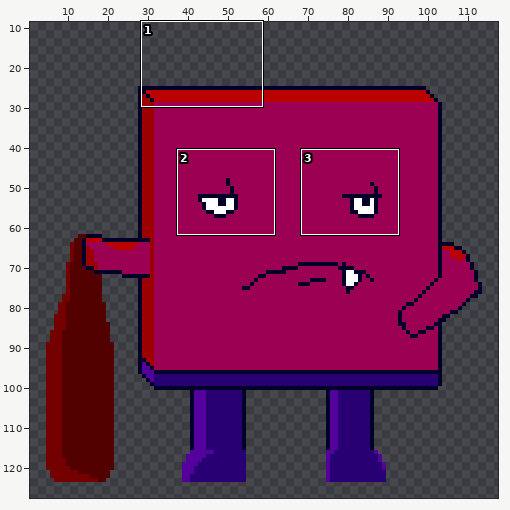
Pixel-art file, stored at characters/Enemies/Boss_Enemy/Boss_enemy.aseprite. Above, an overview of the earlier version with the close-up marked.
Close-up. The starting point:
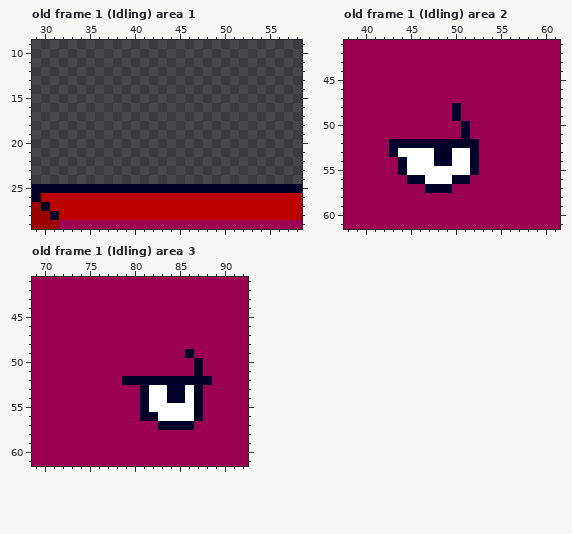
128x128 pixels, 8 frames. Shown: old frame 1 (Idling) area 1: x 29..58, y 9..29; old frame 1 (Idling) area 2: x 38..61, y 41..61; old frame 1 (Idling) area 3: x 69..92, y 41..61. The wide view leaves out empty margins. The commit also changed other frames or places, which this record leaves out.
The same view after the edit:
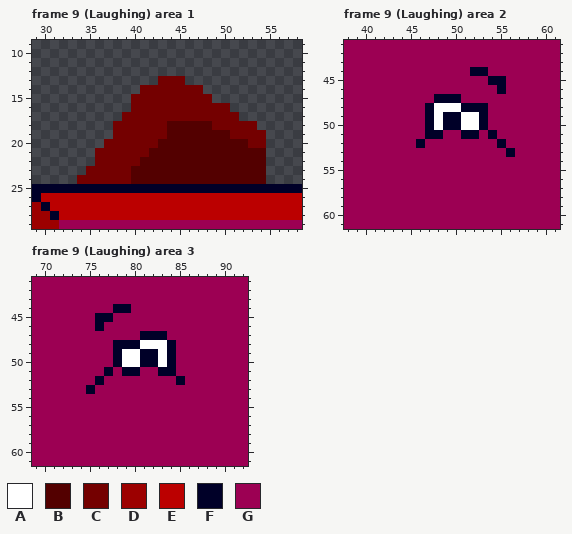
Palette (. is transparent): A #ffffff  B #530000  C #740000  D #9c0000  E #bb0000  F #000028  G #9c0053
A new or re-ordered frame is compared with the old frame closest to it.
What changed:
frames 8 -> 9
Frame 9 (Laughing) area 1 is new; against old frame 1 (Idling), layer "Club":
y 13: x 43..45 ... -> CCC
y 14: x 41..47 ....... -> CCCCCCC
y 15: x 40..48 ......... -> CCCCCCCCC
y 16: x 40..50 ........... -> CCCCCCCCCCC
y 17: x 39..51 ............. -> CCCCCCCCCCCCC
y 18: x 38..53 ................ -> CCCCCCBBBBBCCCCC
y 19: x 38..54 ................. -> CCCCCCBBBBBBBCCCC
y 20: x 37..54 .................. -> CCCCCCBBBBBBBBBBCC
y 21: x 36..54 ................... -> CCCCCCBBBBBBBBBBBBB
y 22: x 36..54 ................... -> CCCCCBBBBBBBBBBBBBB
y 23: x 35..54 .................... -> CCCCCBBBBBBBBBBBBBBB
y 24: x 34..54 ..................... -> CCCCCCBBBBBBBBBBBBBBB
Frame 9 (Laughing) area 2 is new; against old frame 1 (Idling), layer "face":
y 44: x 52..53 GG -> FF
y 45: x 54..55 GG -> FF
y 46: x 55 G -> F
y 47: x 48..50 GGG -> FFF
y 48: x 47..53 GGGFGGG -> FAAAFFF
y 49: x 47..49 GGG -> FAF; x 51..53 GGG -> AAF
y 50: x 47..53 GGGGFGG -> FAFFAAF
y 51: x 47..48 GG -> FF; x 52 G -> F; x 54 G -> F
y 52: x 43..45 FFF -> GGG; x 47..52 FFFFFF -> GGGGGG; x 55 G -> F
y 53: x 43..52 FAAAAFFAAF -> GGGGGGGGGG; x 56 G -> F
y 54: x 44..52 FAAAFFAAF -> GGGGGGGGG
y 55: x 44..52 FAAAAAAAF -> GGGGGGGGG
y 56: x 45..51 FFAAAFF -> GGGGGGG
y 57: x 47..49 FFF -> GGG
Frame 9 (Laughing) area 3 is new; against old frame 1 (Idling), layer "face":
y 44: x 78..79 GG -> FF
y 45: x 76..77 GG -> FF
y 46: x 76 G -> F
y 47: x 81..83 GGG -> FFF
y 48: x 78..84 GGGGGGG -> FFFAAAF
y 49: x 78..84 GGGGGGG -> FAAFFAF; x 86 F -> G
y 50: x 78..84 GGGGGGG -> FAAFFAF; x 87 F -> G
y 51: x 77 G -> F; x 79..80 GG -> FF; x 83..84 GG -> FF; x 87 F -> G
y 52: x 76 G -> F; x 79..84 FFFFFF -> GGGGGG; x 86..88 FFF -> GGG
y 53: x 75 G -> F; x 81..87 FAAFFAF -> GGGGGGG
y 54: x 81..87 FAAFFAF -> GGGGGGG
y 55: x 81..87 FAAAAAF -> GGGGGGG
y 56: x 81..87 FFAAAAF -> GGGGGGG
y 57: x 83..86 FFFF -> GGGG
Pixel boxes of the changes (left, top, right, bottom) in both close-ups:
added: (77, 76, 266, 184)
changed: (389, 67, 515, 193)
changed: (86, 304, 212, 430)
